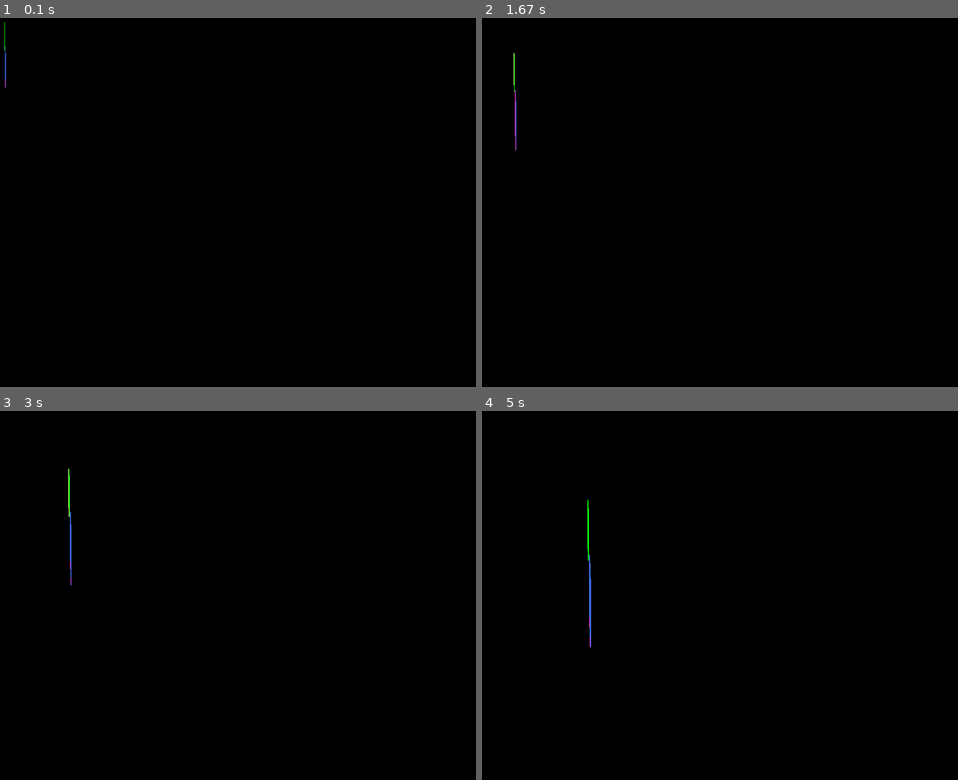
Above: before the commit, frames 1-4 (two rows, left to right).
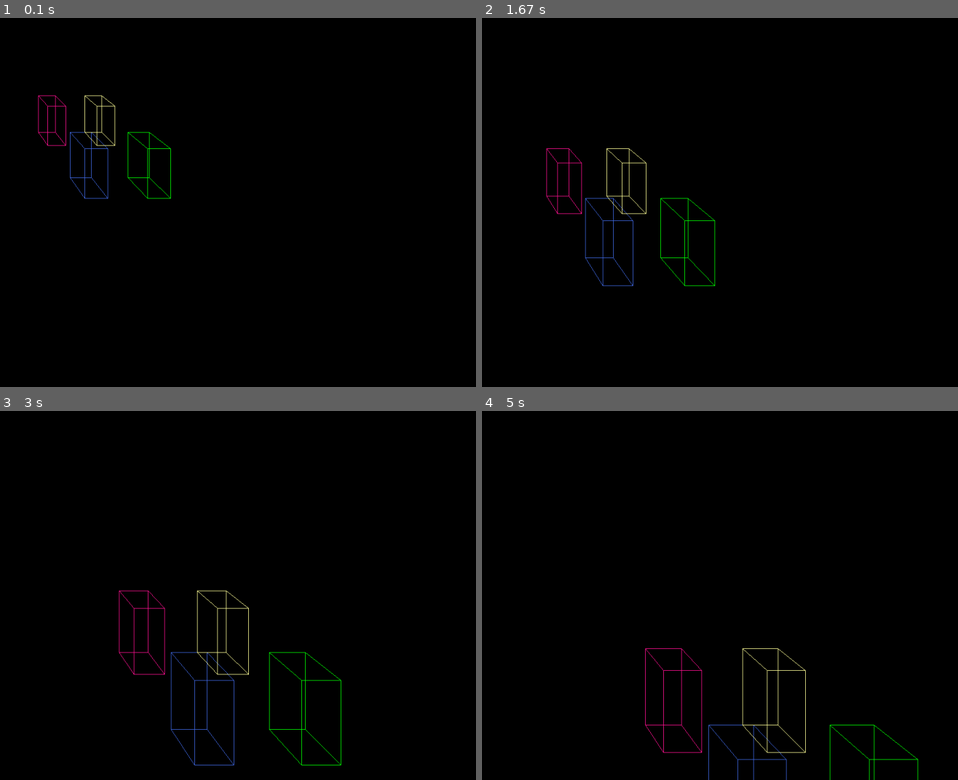
Above: after the commit, the same moments.

Repository: pabramowska/graphics
Game: pygame game, started from projection.py
Two runs of this game, one before a commit and one after it. Both use one fixed random seed, a clock stepped at 60 frames per second and the inputs below.
Inputs:
- Up to frame 1 (0.1 s): no input
- Up to frame 2 (1.67 s): tap S at 0.33 s; hold Right 0.67-1.13 s; tap Z at 0.73, 1.03, 1.23, 1.57 s; tap X at 0.82 s; hold Up 1.17-1.47 s; hold W 1.17-1.47 s; hold Right from 1.5 s (still down)
- Up to frame 3 (3 s): tap Z at 1.87, 2.07, 2.37, 2.63, 2.97 s; release Right at 1.97 s; hold Left 2-2.53 s; tap X at 2.15 s; hold Down 2.57-2.87 s; hold S 2.57-2.87 s; hold Left from 2.9 s (still down)
- Up to frame 4 (5 s): tap Z at 3.27, 3.4, 3.8, 4.1, 4.47, 4.87 s; release Left at 3.3 s; hold Up 3.33-3.7 s; hold W 3.33-3.7 s; tap X at 3.48, 4.95 s; hold Right 3.73-4.37 s; hold Down 4.4-4.77 s; hold S 4.4-4.77 s; hold Left from 4.8 s (still down)

The runs differ from the first frame. In frame 1, 0.9% of the frame differs, in the area x 0-36%, y 1-50%; in frame 2, 1.2%; in frame 3, 1.6%, in the area x 14-72%, y 15-97%; in frame 4, 1.4%.

Commit message:
corrected

Diff:
--- a/projection.py
+++ b/projection.py
@@ -20,6 +20,7 @@
 
 #macierz rzutowania
 z_min = 0.1
+d=0.1
 z_max = 1000
 field_of_view = 90
 aspect_ratio = surface_size[1]/surface_size[0]
@@ -69,7 +70,7 @@
     for vector in coordinates:
         rotated.append(np.matmul(np.append(vector,1),moy))
     rotated = np.array(rotated)
-    rotated[:,2] /=50
+    rotated[:,2]
     return rotated
 
 def draw(coordinates,color):
@@ -147,8 +148,8 @@
                  pass
 
     surface.fill(black)
-    draw_transformed(location_first_front, x_move, y_move, x_scale, y_scale, pink,0.2)
-    draw_transformed(location_first_back, x_move, y_move, x_scale, y_scale, blue,0.2)
-    draw_transformed(location_second_front, x_move, y_move, x_scale, y_scale, yellow,0.2)
-    draw_transformed(location_second_back, x_move, y_move, x_scale, y_scale, green,0.2)
+    draw_transformed(location_first_front, x_move, y_move, x_scale, y_scale, pink,0)
+    draw_transformed(location_first_back, x_move, y_move, x_scale, y_scale, blue,0)
+    draw_transformed(location_second_front, x_move, y_move, x_scale, y_scale, yellow,0)
+    draw_transformed(location_second_back, x_move, y_move, x_scale, y_scale, green,0)
     pygame.display.update()
